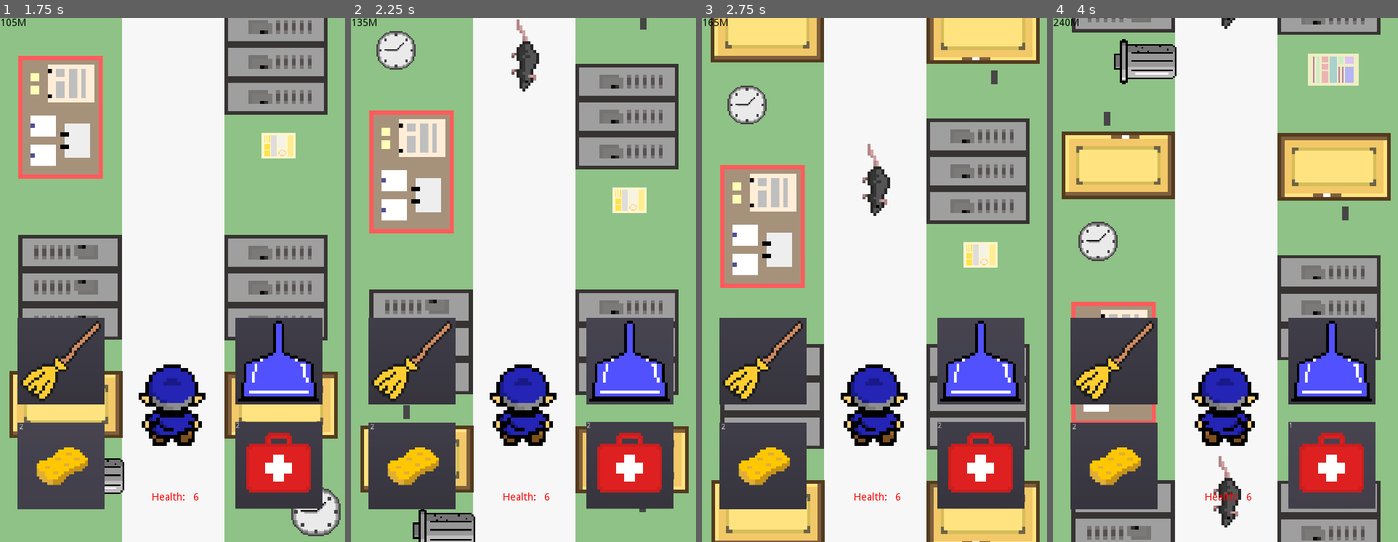
Above: before the commit, frames 1-4 (left to right).
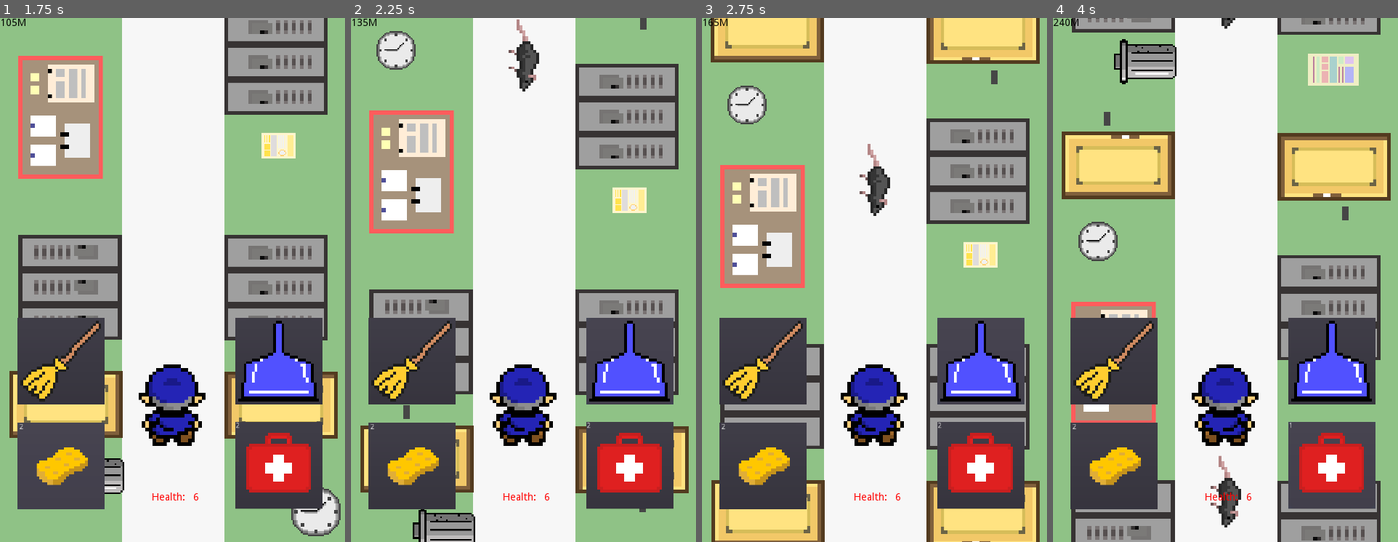
Above: after the commit, the same moments.

Repository: TheBroham7/Project-Sweep
Game: Godot game, scene res://scenes/main.tscn
The game is run twice, just before and just after one commit, with the same random seed, the same clock (stepped at 60 frames per second) and the same inputs.
Inputs (mouse positions are in pixels of both pictures, inside the frame that each line leads up to):
- Up to frame 1 (1.75 s): click (279, 463) at 0.5 s; click (62, 463) at 1.25 s
- Up to frame 2 (2.25 s): click (630, 358) at 2 s
- Up to frame 3 (2.75 s): no input
- Up to frame 4 (4 s): click (1115, 358) at 2.75 s; click (1332, 463) at 3.5 s

Frame 1 is identical in both runs. In frame 2, less than 0.1% of the frame differs, in the area x 45-55%, y 3-13%; in frame 3, less than 0.1%, in the area x 45-53%, y 26-37%; in frame 4, less than 0.1%.

Commit message:
Boss initial code
Boss and projectiles spawn, boss moves up and down the screen while shooting projectiles

Diff:
--- a/scenes/Rat.tscn
+++ b/scenes/Rat.tscn
@@ -26,6 +26,7 @@
 scale = Vector2( 0.1, 0.1 )
 frames = SubResource( 1 )
 animation = "walk"
+frame = 1
 playing = true
 
 [node name="CollisionShape2D" type="CollisionShape2D" parent="."]
--- /dev/null
+++ b/scenes/book_projectile.gd
@@ -0,0 +1,6 @@
+extends RigidBody2D
+
+var velocity = Vector2(0.0, rand_range(50.0, 100.0))
+
+func _process(delta):
+	global_position += velocity * delta
--- /dev/null
+++ b/scenes/book_projectile.tscn
@@ -0,0 +1,18 @@
+[gd_scene load_steps=4 format=2]
+
+[ext_resource path="res://assets/enemies/classroom_boss/red_book_1.PNG" type="Texture" id=1]
+[ext_resource path="res://scenes/book_projectile.gd" type="Script" id=2]
+
+[sub_resource type="CapsuleShape2D" id=1]
+radius = 16.0
+
+[node name="BookProjectile" type="RigidBody2D"]
+script = ExtResource( 2 )
+
+[node name="Sprite" type="Sprite" parent="."]
+scale = Vector2( 0.05, 0.05 )
+texture = ExtResource( 1 )
+
+[node name="CollisionShape2D" type="CollisionShape2D" parent="."]
+rotation = 1.57079
+shape = SubResource( 1 )
--- /dev/null
+++ b/scenes/classroom_boss.gd
@@ -0,0 +1,39 @@
+extends Area2D
+
+var projectile_scene =  preload("res://scenes/book_projectile.tscn")
+
+onready var projectile_spawn = 2
+var velocity = Vector2(0.0, rand_range(50.0, 100.0))
+
+var forward = true
+
+func _ready():
+	$WaitTime.start()
+
+func _process(delta):
+	if forward:
+		global_position += velocity * delta
+		if global_position.y >= 410:
+			forward = false
+	else:
+		global_position += Vector2(0.0, rand_range(-50.0, -100.0)) * delta
+		if global_position.y <= 96:
+			forward = true
+
+func _on_BossProjectileTimer_timeout():
+	# Spawn boss projectile every 4 seconds
+	spawn_projectile()
+
+func spawn_projectile():
+	var projectile = projectile_scene.instance()
+	if projectile_spawn == 1:
+		projectile.position = $Position1.position
+		projectile_spawn = 2
+	else:
+		projectile.position = $Position2.position
+		projectile_spawn = 1
+	add_child(projectile)
+
+func _on_WaitTime_timeout():
+	$BossProjectileTimer.start()
+	spawn_projectile()
--- /dev/null
+++ b/scenes/classroom_boss.tscn
@@ -0,0 +1,49 @@
+[gd_scene load_steps=7 format=2]
+
+[ext_resource path="res://assets/enemies/classroom_boss/classroom_boss_2.PNG" type="Texture" id=1]
+[ext_resource path="res://assets/enemies/classroom_boss/classroom_boss_1.PNG" type="Texture" id=2]
+[ext_resource path="res://assets/enemies/classroom_boss/Iclassroom_boss_3.PNG" type="Texture" id=3]
+[ext_resource path="res://scenes/classroom_boss.gd" type="Script" id=4]
+
+[sub_resource type="SpriteFrames" id=1]
+animations = [ {
+"frames": [ ExtResource( 1 ), ExtResource( 2 ), ExtResource( 3 ), ExtResource( 2 ) ],
+"loop": true,
+"name": "attack",
+"speed": 0.5
+} ]
+
+[sub_resource type="CapsuleShape2D" id=2]
+radius = 56.0
+height = 16.0
+
+[node name="ClassroomBoss" type="Area2D"]
+position = Vector2( 200, 104 )
+script = ExtResource( 4 )
+
+[node name="AnimatedSprite" type="AnimatedSprite" parent="."]
+scale = Vector2( 0.1, 0.1 )
+frames = SubResource( 1 )
+animation = "attack"
+frame = 2
+playing = true
+
+[node name="CollisionShape2D" type="CollisionShape2D" parent="."]
+position = Vector2( 8, 0 )
+shape = SubResource( 2 )
+
+[node name="Position1" type="Position2D" parent="."]
+position = Vector2( 32, 24 )
+
+[node name="Position2" type="Position2D" parent="."]
+position = Vector2( -28, 20 )
+
+[node name="BossProjectileTimer" type="Timer" parent="."]
+wait_time = 4.0
+
+[node name="WaitTime" type="Timer" parent="."]
+wait_time = 2.0
+one_shot = true
+
+[connection signal="timeout" from="BossProjectileTimer" to="." method="_on_BossProjectileTimer_timeout"]
+[connection signal="timeout" from="WaitTime" to="." method="_on_WaitTime_timeout"]
--- a/scenes/main.tscn
+++ b/scenes/main.tscn
@@ -10,6 +10,10 @@
 
 [node name="main" type="Node2D"]
 script = ExtResource( 4 )
+__meta__ = {
+"_edit_horizontal_guides_": [  ],
+"_edit_vertical_guides_": [  ]
+}
 
 [node name="SchoolBackground" parent="." instance=ExtResource( 1 )]
 
@@ -30,6 +34,9 @@
 
 [node name="MobSpawnPoint" type="Position2D" parent="."]
 position = Vector2( 238, -40 )
+
+[node name="BossSpawnPoint" type="Position2D" parent="."]
+position = Vector2( 238, 96 )
 
 [node name="CanvasLayer" type="CanvasLayer" parent="."]
 layer = 100
@@ -63,6 +70,8 @@
 [connection signal="game_over" from="Player" to="SchoolBackground" method="_on_Player_game_over"]
 [connection signal="game_over" from="Player" to="HUD" method="_on_Player_game_over"]
 [connection signal="update_health" from="Player" to="HUD" method="_on_Player_update_health"]
+[connection signal="boss_spawn" from="HUD" to="." method="_on_HUD_boss_spawn"]
+[connection signal="stop_scroll" from="HUD" to="SchoolBackground" method="_on_HUD_stop_scroll"]
 [connection signal="timeout" from="MobTimer" to="." method="_on_MobTimer_timeout"]
 [connection signal="first_aid" from="power_ups" to="Player" method="_on_power_ups_first_aid"]
 [connection signal="sponge" from="power_ups" to="power_ups" method="_on_power_ups_sponge"]
--- a/scripts/HUD.gd
+++ b/scripts/HUD.gd
@@ -1,4 +1,9 @@
 extends CanvasLayer
+
+signal boss_spawn
+signal stop_scroll
+
+var score_increase = true
 
 var distance = 0
 
@@ -11,6 +16,11 @@
 	$HealthBar/HealthNumber.text = str(health)
 
 func update_score():
-	distance += 1
+	if score_increase:
+		distance += 1
+		if distance == 1000:
+			emit_signal("boss_spawn")
+			emit_signal("stop_scroll")
+			score_increase = false
 	$Distance.add_color_override("font_color", Color.black)
 	$Distance.text = str(distance) + "M"
--- a/scripts/SchoolBackground.gd
+++ b/scripts/SchoolBackground.gd
@@ -13,3 +13,6 @@
 func _on_Player_game_over():
 	scrolling_speed = 0
 	$Music.stop()
+
+func _on_HUD_stop_scroll():
+	scrolling_speed = 0
--- a/scripts/main.gd
+++ b/scripts/main.gd
@@ -2,11 +2,13 @@
 
 export (float) var spawnTime = rand_range(5.0, 30.0)
 var rat = preload("res://scenes/Rat.tscn")
+var classroom_boss = preload("res://scenes/classroom_boss.tscn")
 
 func _ready():
 	$MobTimer.start()
 
 func _on_MobTimer_timeout():
+	# Spawn rat
 	var newRat= rat.instance()
 	newRat.position = $MobSpawnPoint.position
 	add_child(newRat)
@@ -17,3 +19,11 @@
 
 func _process(_delta):
 	$HUD.update_score()
+
+
+func _on_HUD_boss_spawn():
+	# Spawn boss
+	$MobTimer.stop()
+	var boss = classroom_boss.instance()
+	boss.position = $BossSpawnPoint.position
+	add_child(boss)
--- a/scripts/player.gd
+++ b/scripts/player.gd
@@ -52,10 +52,6 @@
 	current_action = 'block'
 	$Block.play()
 
-func _on_SchoolBackground_stop():
-	pass
-
-
 func _on_weapon_buttons_broom():
 	pass
 
Binary file added: assets/enemies/classroom_boss/Iclassroom_boss_3.PNG
Not shown, added: assets/enemies/classroom_boss/Iclassroom_boss_3.PNG.import
Binary file added: assets/enemies/classroom_boss/blue_book_1.PNG
Not shown, added: assets/enemies/classroom_boss/blue_book_1.PNG.import
Binary file added: assets/enemies/classroom_boss/classroom_boss_1.PNG
Not shown, added: assets/enemies/classroom_boss/classroom_boss_1.PNG.import
Binary file added: assets/enemies/classroom_boss/classroom_boss_2.PNG
Not shown, added: assets/enemies/classroom_boss/classroom_boss_2.PNG.import
Binary file added: assets/enemies/classroom_boss/red_book_1.PNG
Not shown, added: assets/enemies/classroom_boss/red_book_1.PNG.import
